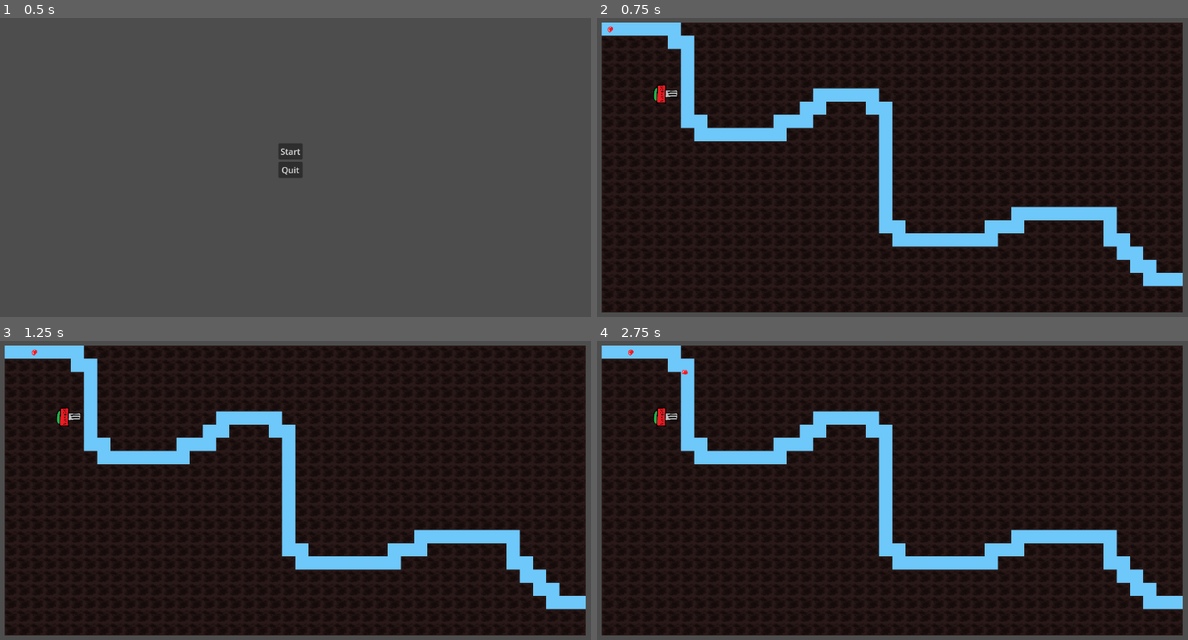
Above: before the commit, frames 1-4 (two rows, left to right).
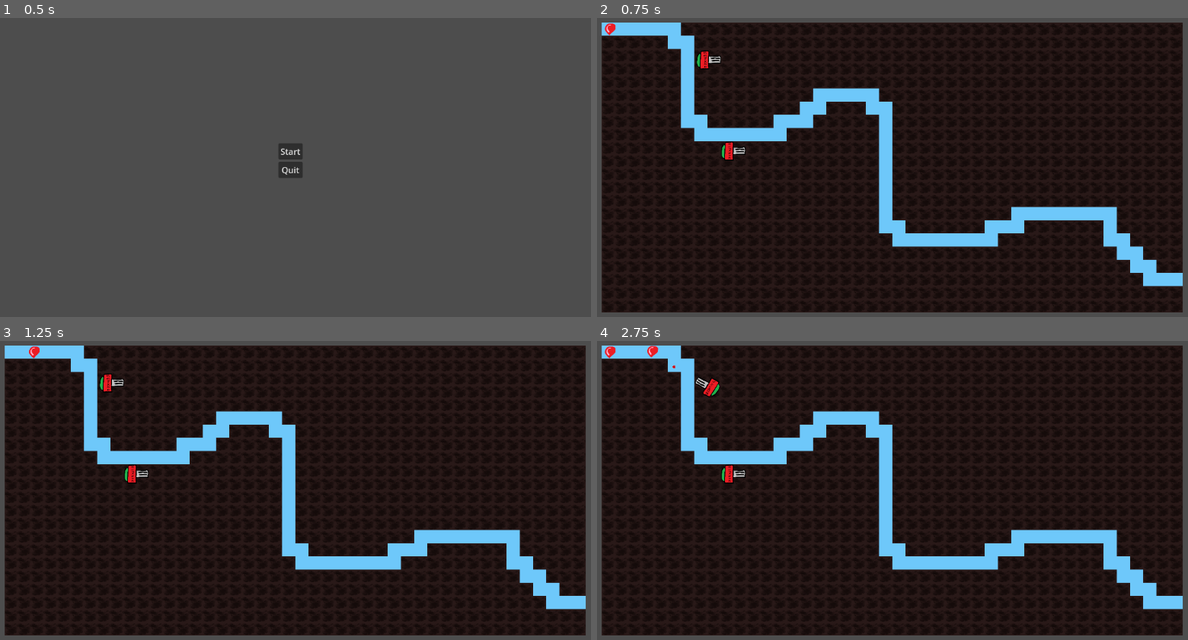
Above: after the commit, the same moments.

Repository: Adrakurmo/TowerDefense
Game: Godot game, scene res://Scenes/main_menu.tscn
The game is run twice, just before and just after one commit, with the same random seed, the same clock (stepped at 60 frames per second) and the same inputs.
Inputs:
- Up to frame 1 (0.5 s): no input
- Up to frame 2 (0.75 s): click "Start" at 0.5 s
- Up to frame 3 (1.25 s): no input
- Up to frame 4 (2.75 s): tap Enter at 1.25 s

Frame 1 is identical in both runs. In frame 2, 0.5% of the frame differs, in the area x 1-26%, y 1-48%; in frame 3, 0.5%; in frame 4, 0.6%.
Error before the commit: Parse Error: Identifier "ENEMY_PREFIX" not declared in the current scope. (res://Scripts/Towers/debug_turret.gd:20)

Commit message:
shooting + killing enemies

Diff:
--- a/Scenes/Enemies/red_ballon_1.tscn
+++ b/Scenes/Enemies/red_ballon_1.tscn
@@ -4,13 +4,13 @@
 [ext_resource type="Texture2D" uid="uid://1ny21e7volwr" path="res://Assets/testowe/rb1.png" id="1_q5k4y"]
 
 [sub_resource type="CircleShape2D" id="CircleShape2D_fy1pu"]
-radius = 27.0185
+radius = 61.0082
 
 [node name="RedBallon_1" type="CharacterBody2D"]
 script = ExtResource("1_fy1pu")
 
 [node name="Sprite2D" type="Sprite2D" parent="."]
-position = Vector2(0, 3)
+scale = Vector2(2, 2)
 texture = ExtResource("1_q5k4y")
 
 [node name="CollisionShape2D" type="CollisionShape2D" parent="."]
--- a/Scenes/Towers/bullet_test.tscn
+++ b/Scenes/Towers/bullet_test.tscn
@@ -26,3 +26,5 @@
 [node name="CollisionShape2D" type="CollisionShape2D" parent="Area2D"]
 rotation = 1.5708
 shape = SubResource("CapsuleShape2D_ettbr")
+
+[connection signal="body_entered" from="Area2D" to="." method="_on_area_2d_body_entered"]
--- a/Scenes/Towers/debug_turret.tscn
+++ b/Scenes/Towers/debug_turret.tscn
@@ -17,7 +17,7 @@
 shape = SubResource("RectangleShape2D_5h4kd")
 
 [node name="Aim" type="Marker2D" parent="."]
-position = Vector2(126, -1)
+position = Vector2(159, 1)
 
 [node name="Sprite2D" type="Sprite2D" parent="."]
 rotation = 1.5708
@@ -31,5 +31,10 @@
 
 [node name="Bullet_container" type="Node" parent="."]
 
+[node name="ReloadTime" type="Timer" parent="."]
+wait_time = 0.4
+autostart = true
+
 [connection signal="body_entered" from="Tower_range" to="." method="_on_tower_range_body_entered"]
 [connection signal="body_exited" from="Tower_range" to="." method="_on_tower_range_body_exited"]
+[connection signal="timeout" from="ReloadTime" to="." method="_on_reload_time_timeout"]
--- a/Scenes/poziomy/lvl_1.tscn
+++ b/Scenes/poziomy/lvl_1.tscn
@@ -32,12 +32,14 @@
 [node name="path_lvl_1" parent="PathSpawner" instance=ExtResource("2_o7wnv")]
 
 [node name="SpawnCooldown" type="Timer" parent="PathSpawner"]
-wait_time = 1.5
 autostart = true
 
 [node name="Towers" type="Node2D" parent="."]
 
 [node name="DebugTurret" parent="Towers" instance=ExtResource("4_hioyk")]
-position = Vector2(600, 691)
+position = Vector2(1009, 369)
+
+[node name="DebugTurret2" parent="Towers" instance=ExtResource("4_hioyk")]
+position = Vector2(1241, 1233)
 
 [connection signal="timeout" from="PathSpawner/SpawnCooldown" to="." method="_on_spawn_cooldown_timeout"]
--- a/Scripts/Enemies/red_ballon_1.gd
+++ b/Scripts/Enemies/red_ballon_1.gd
@@ -1,14 +1,20 @@
 extends CharacterBody2D
-
 
 @export var speed = 400
 @onready var current_path
+@onready var health = 20
 
 func _ready() -> void:
 	current_path = get_parent()
-
 
 func _process(delta: float) -> void:
 	current_path.set_progress(current_path.get_progress() + speed * delta)
 	if current_path.get_progress_ratio() == 1:
 		queue_free()
+
+#Zwykła metoda z odejmowaniem życia, jedyna ciekawa rzecz tutaj to dostajemy się
+# wsmie do dziadka jeżeli hp <= 0 i go usuwamy, dzięki temu cała ściażka zostanie usunięta, a nie tylko ten cel
+func apply_damage(dmg):
+	health -= dmg
+	if health <= 0:
+		get_parent().get_parent().queue_free()
--- a/Scripts/Towers/bullet_test.gd
+++ b/Scripts/Towers/bullet_test.gd
@@ -1,20 +1,31 @@
 extends CharacterBody2D
 
 var target
-var speed = 200
+var speed = 1500
 var pathName
-var bulletDamage
-var destination
+var bulletDamage = 10
+var direction = Vector2.ZERO
 
-func set_target(newTarget):
-	target = newTarget
-	destination = target.global_position
+func set_target(newTarget: Node2D):
+	if is_instance_valid(newTarget):
+		direction = newTarget.global_position
+		target = newTarget
+		#print("DIRECTION: ", direction, " TARGET POS: ", newTarget.global_position)
 
 func _physics_process(delta: float) -> void:
-
 	if target == null:
 		self.queue_free()
-	#print(target)
-	velocity = global_position.direction_to(destination) * speed
-	look_at(destination)
+	#velocity = direction * speed
+	#look_at(direction)
+	velocity = global_position.direction_to(direction) * speed
 	move_and_slide()
+	if global_position.distance_to(direction) < speed * delta:
+		queue_free()
+
+
+func _on_area_2d_body_entered(body: Node2D) -> void:
+	#print(body.name)
+	if GameManager.ENEMY_PREFIX in body.name:
+		if body.has_method("apply_damage"):
+			body.apply_damage(bulletDamage)
+		self.queue_free()
--- a/Scripts/Towers/debug_turret.gd
+++ b/Scripts/Towers/debug_turret.gd
@@ -2,30 +2,59 @@
 
 @onready var bullet_container: Node = $Bullet_container
 @onready var aim: Marker2D = $Aim
+@onready var reload_time: Timer = $ReloadTime
 
 const BULLET_TEST = preload("res://Scenes/Towers/bullet_test.tscn")
 
 var current_targets = []
 var focused_target = null
 
+# ------------------------------ PROCES ------------------------------
+
 func _process(delta: float) -> void:
 	if is_instance_valid(focused_target):
 		look_at(focused_target.global_position)
 
+# ------------------------------ EVENTS ------------------------------
+
 func _on_tower_range_body_entered(body: Node2D) -> void:
-	current_targets = get_node("Tower_range").get_overlapping_bodies()
-	#print(current_targets)
-	#print()
-	if focused_target == null:
-		if ENEMY_PREFIX in current_targets[-1].name:
-			focused_target = current_targets[-1]
-			var bullet_inst = BULLET_TEST.instantiate()
-			bullet_inst.set_target(focused_target)
-			aim.add_child(bullet_inst)
-	else:
-		pass
-
+	update_current_targets(body)
 
 func _on_tower_range_body_exited(body: Node2D) -> void:
 	if body == focused_target:
 		focused_target = null
+	update_current_targets(body)
+
+# Przy każdym przeładowaniu obliczamy nowy cel, obserwujemy i strzelamy.
+func _on_reload_time_timeout() -> void:
+	set_focused_target()
+	if is_instance_valid(focused_target):
+		look_at(focused_target.global_position)
+		reload_turret()
+# ------------------------------ PV METODY ----------------------------
+
+func update_current_targets(body):
+	current_targets.clear()
+	if GameManager.ENEMY_PREFIX in body.name:
+		var tmp_arr = get_node("Tower_range").get_overlapping_bodies()
+
+		for e in tmp_arr:
+			if GameManager.ENEMY_PREFIX in e.name:
+				current_targets.append(e)
+
+func reload_turret():
+	var bullet_inst = BULLET_TEST.instantiate()
+	bullet_container.call_deferred("add_child", bullet_inst)
+	bullet_inst.set_target(focused_target)
+	bullet_inst.global_position = aim.global_position
+
+func set_focused_target():
+	for e in current_targets:
+		if focused_target == null:
+			focused_target = e
+		else:
+			if focused_target.get_parent().get_progress() < e.get_parent().get_progress():
+				focused_target = e
+# ---------------------------------------------------------------------
+# ------------------------------ /PV METODY ---------------------------
+# ---------------------------------------------------------------------
